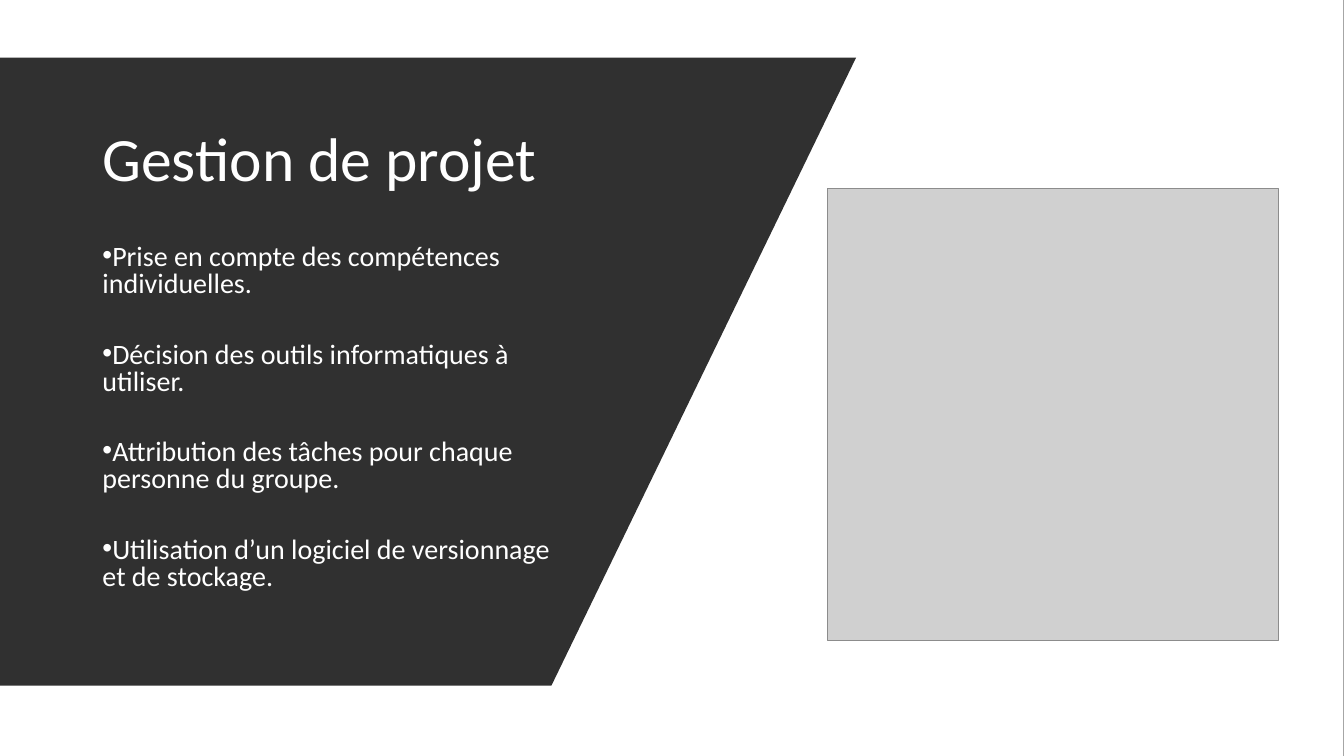
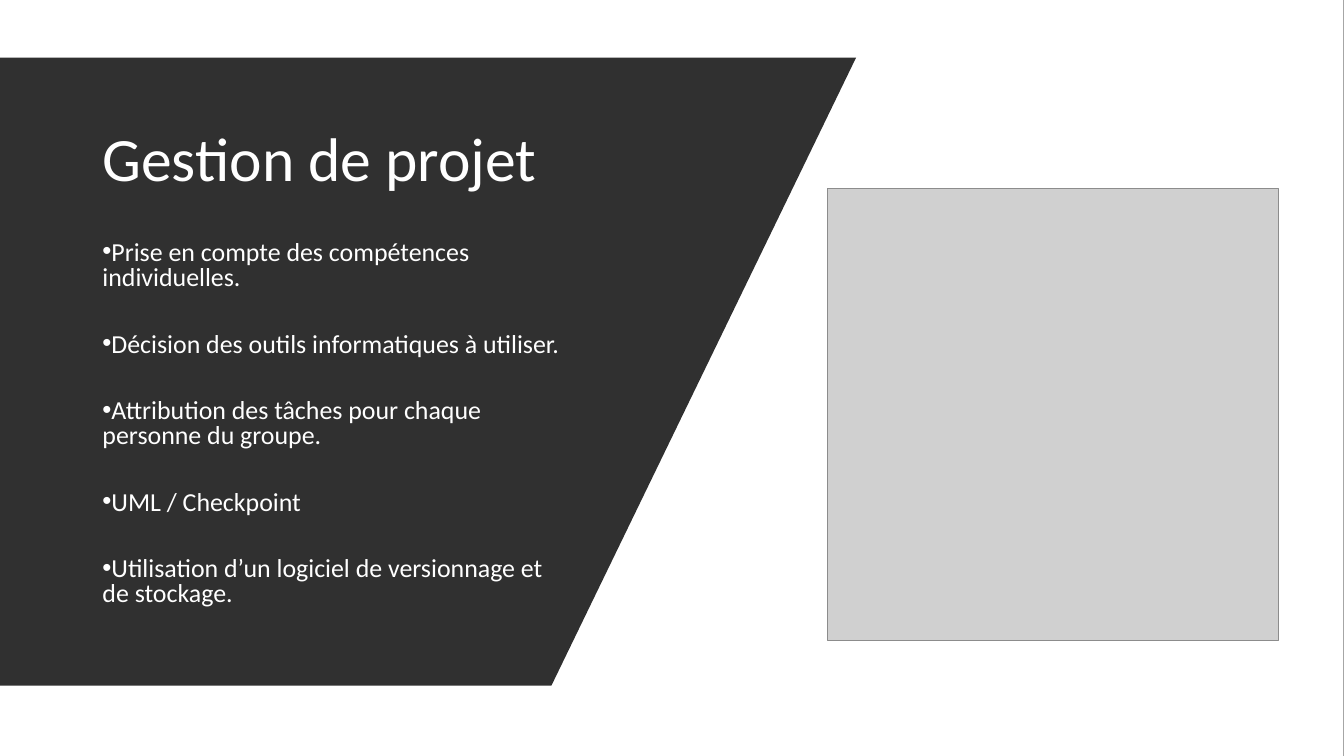
Before and after one commit to FlowNight/Techs_WEB, a slide deck: slide 6 of folder/Support_T_W.pptx (slide 5 before the commit). Drawn at 1344x756 pixels with LibreOffice and Linux fonts; fonts in the diff are those of the drawing; grey boxes stand for pictures. Boxes give left, top, right and bottom in pixels: in the first picture for what was removed or moved away, otherwise in the second. Text is boxed around its words. In the diff, an @@ line names an element or a change of style, - is before the commit and + after.

```diff
--- a/folder/Support_T_W.pptx
+++ b/folder/Support_T_W.pptx
@@ text at <box>102,243,559,607</box>: size 20 to 18.5 pt @@
@@ text at <box>111,493,301,515</box>: paragraph added @@
+• UML / Checkpoint
```
Also in this commit, not shown: 9 other slides changed, 4 slides added, 3 slides removed, 5 other files.
